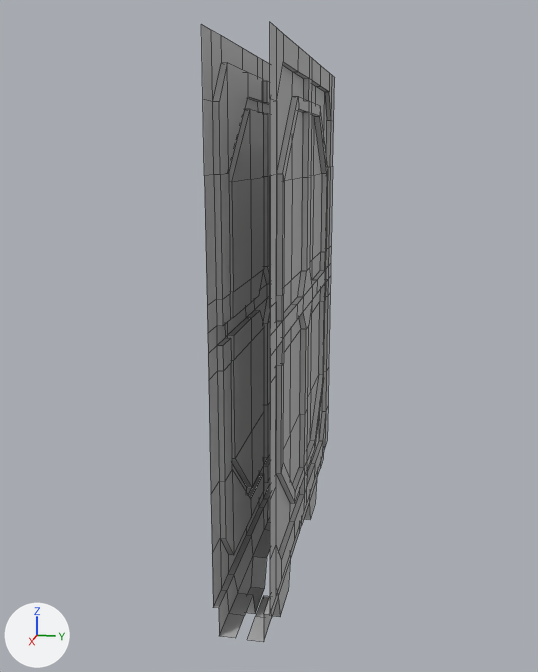
A saved change to the FBX model Maya Project Files/Env/Exports/Doors/SecurityDoor_01_SM_low.fbx.
The view is the same before and after, from a 50 mm camera at (3.805, 0.685, 0.945) aimed at (0.002, -0.076, -0.006). Lighting does not change. The marker at lower left points along +X, +Y and +Z. Mesh edges are drawn as thin lines. Where no turn or scale is listed for an object, it has been applied to the vertices.

The first picture shows 'SecurityDoor_Base'.
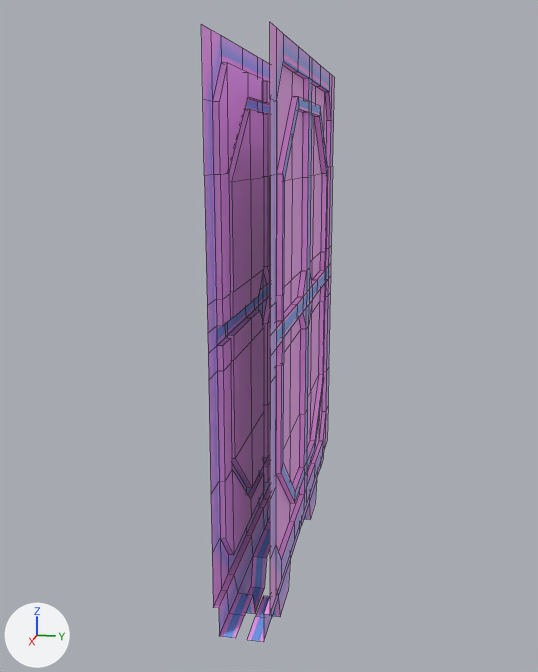
Where the change shows, as pixel boxes [x1, y1, x2, y2] in the pictures (538 x 672 px):
part 1 of me_mesh, built on: [254, 268, 312, 329] in both
part 2 of me_mesh, recoloured (grey to pink): [219, 63, 327, 555] in both
part 3 of me_mesh, recoloured: [201, 22, 335, 642] in both

What the commit changed:
Picture 'OcclusionRoughnessMetallic.png' (img_occlusionroughnessmetallic_png) is new.
Material 'Metal_TS_01' (mat_metal_ts_01) is new.
Its texture is img_occlusionroughnessmetallic_png.
Material 'Metal_TS_02' (mat_metal_ts_02) is new.
Its texture is img_occlusionroughnessmetallic_png.
me_mesh is used by ob_securitydoor_base; location (-0.029, 0.0, 0.057).
me_mesh had 500 vertices, 456 faces and spanned x -1.03..1.03, y -0.13..0.13, z -1.34..1.34.
me_mesh now has 508 vertices, 468 faces and spans x -1.03..1.03, y -0.13..0.13, z -1.34..1.34.
Part 1, on me_mesh:
6 faces are deleted.
8 vertices are added at x -0.05..0.05, y -0.13..0.13, z 0.1..0.18.
18 new faces join them, mat_metal_ts_02 (picture img_occlusionroughnessmetallic_png).
me_mesh part 2: 88 faces spanning x -0.89..0.89, y -0.1..0.1, z -0.95..1.24 switch from mat_lambert1 (grey #bcbcbc) to mat_metal_ts_01 (picture img_occlusionroughnessmetallic_png).
me_mesh part 3: 362 faces spanning x -1.03..1.03, y -0.13..0.13, z -1.34..1.34 switch from mat_lambert1 (grey #bcbcbc) to mat_metal_ts_02 (picture img_occlusionroughnessmetallic_png).
